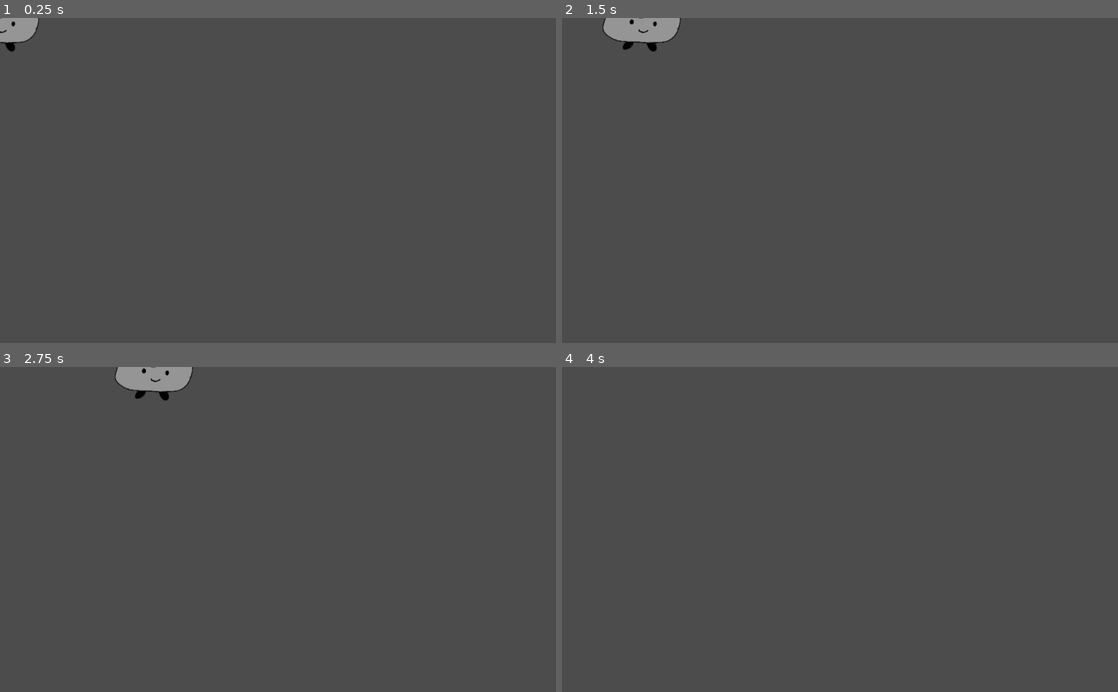
Above: before the commit, frames 1-4 (two rows, left to right).
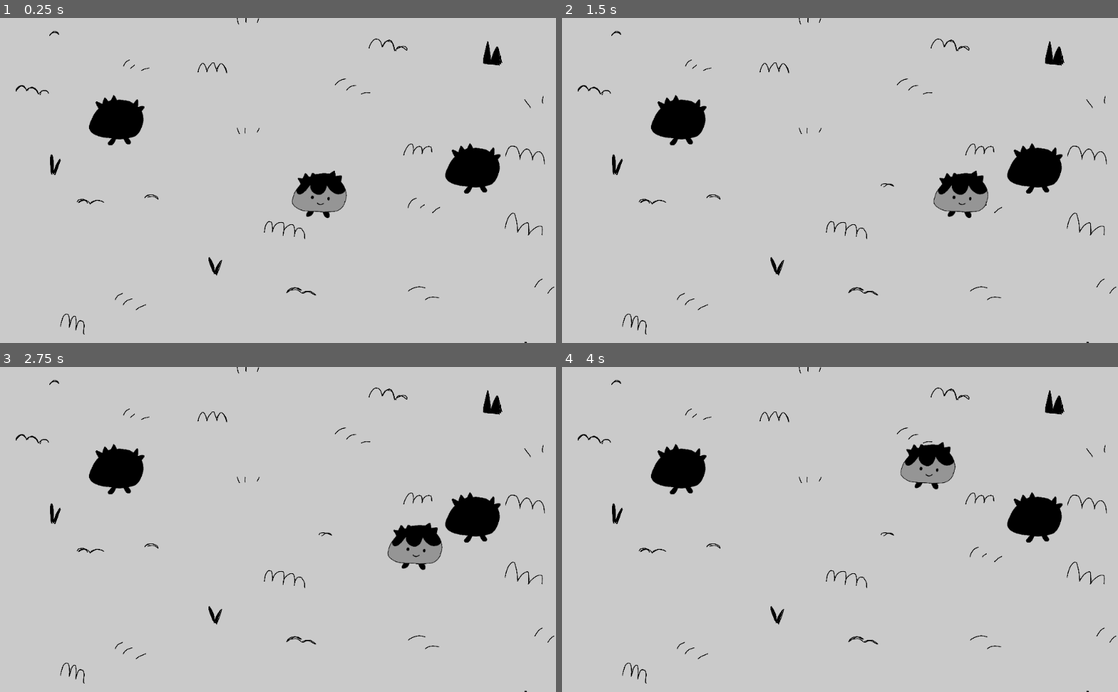
Above: after the commit, the same moments.

Repository: EdroCode/GodotWildJam
Game: Godot game, scene res://Game/Scenes/Map.tscn
The game is run twice, just before and just after one commit, with the same random seed, the same clock (stepped at 60 frames per second) and the same inputs. Before the commit the project starts from res://Game/Scenes/Player.tscn.
Inputs:
- Up to frame 1 (0.25 s): no input
- Up to frame 2 (1.5 s): tap Enter at 0.5 s; hold Right (ui_right) 0.53-1.28 s; tap E (Search, bound only after the commit) at 0.6, 1.35 s; hold Page Down (ui_page_down) from 1.28 s (still down)
- Up to frame 3 (2.75 s): tap Space at 2 s; release Page Down (ui_page_down) at 2.03 s; hold Right (ui_right) from 2.03 s (still down); tap E (Search, bound only after the commit) at 2.1 s
- Up to frame 4 (4 s): release Right (ui_right) at 2.78 s; hold Up (ui_up) 2.78-3.53 s; tap E (Search, bound only after the commit) at 2.85, 3.6 s; hold Left (ui_left) from 3.53 s (still down)

The runs differ from the first frame. In frame 1, 100% of the frame differs, in the area x 0-100%, y 0-100%; in frame 2, 100%; in frame 3, 100%; in frame 4, 100%.

Commit message:
SearchSystem

Diff:
--- /dev/null
+++ b/Game/Scenes/Bush.tscn
@@ -0,0 +1,32 @@
+[gd_scene load_steps=5 format=2]
+
+[ext_resource path="res://Game/Assets/Untitled_Artwork-2.png" type="Texture" id=1]
+[ext_resource path="res://Game/Scenes/BushSystem.gd" type="Script" id=2]
+
+[sub_resource type="RectangleShape2D" id=1]
+extents = Vector2( 233.5, 179 )
+
+[sub_resource type="CircleShape2D" id=2]
+radius = 79.0253
+
+[node name="Bush" type="KinematicBody2D"]
+scale = Vector2( 0.7, 0.7 )
+script = ExtResource( 2 )
+
+[node name="Sprite" type="Sprite" parent="."]
+modulate = Color( 0, 0, 0, 1 )
+position = Vector2( 0, -66 )
+texture = ExtResource( 1 )
+
+[node name="SearchZone" type="Area2D" parent="."]
+
+[node name="CollisionShape2D" type="CollisionShape2D" parent="SearchZone"]
+position = Vector2( 10.5, -64 )
+shape = SubResource( 1 )
+
+[node name="CollisionShape2D" type="CollisionShape2D" parent="."]
+position = Vector2( 0, -64 )
+shape = SubResource( 2 )
+
+[connection signal="body_entered" from="SearchZone" to="." method="_on_SearchZone_body_entered"]
+[connection signal="body_exited" from="SearchZone" to="." method="_on_SearchZone_body_exited"]
--- /dev/null
+++ b/Game/Scenes/BushSystem.gd
@@ -0,0 +1,80 @@
+extends KinematicBody2D
+
+
+var stopSearch : bool = false
+var canSearch : bool = false
+var playerIsInArea : bool = false
+export var numberOfItems : int
+
+func _ready():
+
+
+	pass
+
+
+func _physics_process(delta):
+
+	if Input.is_action_just_pressed("ui_page_down"):
+		restart()
+
+
+
+	if Input.is_action_just_pressed("Search"):
+
+		if playerIsInArea == true:
+
+			Search()
+
+
+func Search():
+
+
+	var luck = int(rand_range(0,2))
+
+
+	if numberOfItems > 0:
+
+		if luck == 0:
+
+			print("Nothing Found")
+			numberOfItems -= 1
+
+		elif luck == 1:
+
+			print("You Found an Item")
+			numberOfItems -= 1
+
+
+	elif numberOfItems <= 0:
+
+		numberOfItems = 0
+		print("You alredy search this")
+
+
+
+
+func restart():
+
+	#this is only for testing purposes
+
+	numberOfItems = 1
+
+
+
+	pass
+
+
+
+func _on_SearchZone_body_entered(body):
+
+
+	if body.is_in_group("Player"):
+
+		playerIsInArea = true
+
+
+func _on_SearchZone_body_exited(body):
+
+	if body.is_in_group("Player"):
+
+		playerIsInArea = false
--- /dev/null
+++ b/Game/Scenes/Map.tscn
@@ -0,0 +1,23 @@
+[gd_scene load_steps=4 format=2]
+
+[ext_resource path="res://Game/Scenes/Player.tscn" type="PackedScene" id=1]
+[ext_resource path="res://Game/Assets/Untitled_Artwork.png" type="Texture" id=2]
+[ext_resource path="res://Game/Scenes/Bush.tscn" type="PackedScene" id=3]
+
+[node name="Map" type="Node2D"]
+
+[node name="UntitledArtwork" type="Sprite" parent="."]
+position = Vector2( 603, 297 )
+texture = ExtResource( 2 )
+
+[node name="Bush" parent="." instance=ExtResource( 3 )]
+position = Vector2( 871, 324 )
+numberOfItems = 1
+
+[node name="Bush2" parent="." instance=ExtResource( 3 )]
+position = Vector2( 215, 235 )
+numberOfItems = 1
+
+[node name="Player" parent="." instance=ExtResource( 1 )]
+position = Vector2( 588, 326 )
+scale = Vector2( 0.7, 0.7 )
--- a/Game/Scenes/Player.tscn
+++ b/Game/Scenes/Player.tscn
@@ -6,7 +6,7 @@
 [sub_resource type="RectangleShape2D" id=1]
 extents = Vector2( 74, 65.5 )
 
-[node name="Player" type="KinematicBody2D"]
+[node name="Player" type="KinematicBody2D" groups=["Player"]]
 script = ExtResource( 2 )
 
 [node name="Sprite" type="Sprite" parent="."]
--- a/Game/Script/Character/PlayerManager.gd
+++ b/Game/Script/Character/PlayerManager.gd
@@ -28,7 +28,6 @@
 			_state_run(delta)
 
 func _initialize_idle():
-	print("Idle")
 	state_nxt = STATES.IDLE
 	#anim_nxt = "Idle"
 
--- a/project.godot
+++ b/project.godot
@@ -27,12 +27,20 @@
 [application]
 
 config/name="Godot Wild Jam"
-run/main_scene="res://Game/Scenes/Player.tscn"
+run/main_scene="res://Game/Scenes/Map.tscn"
 config/icon="res://icon.png"
 
 [gui]
 
 common/drop_mouse_on_gui_input_disabled=true
+
+[input]
+
+Search={
+"deadzone": 0.5,
+"events": [ Object(InputEventKey,"resource_local_to_scene":false,"resource_name":"","device":0,"alt":false,"shift":false,"control":false,"meta":false,"command":false,"pressed":false,"scancode":69,"physical_scancode":0,"unicode":0,"echo":false,"script":null)
+ ]
+}
 
 [physics]
 
Binary file added: Game/Assets/Untitled_Artwork.png
Not shown, added: Game/Assets/Untitled_Artwork.png.import
